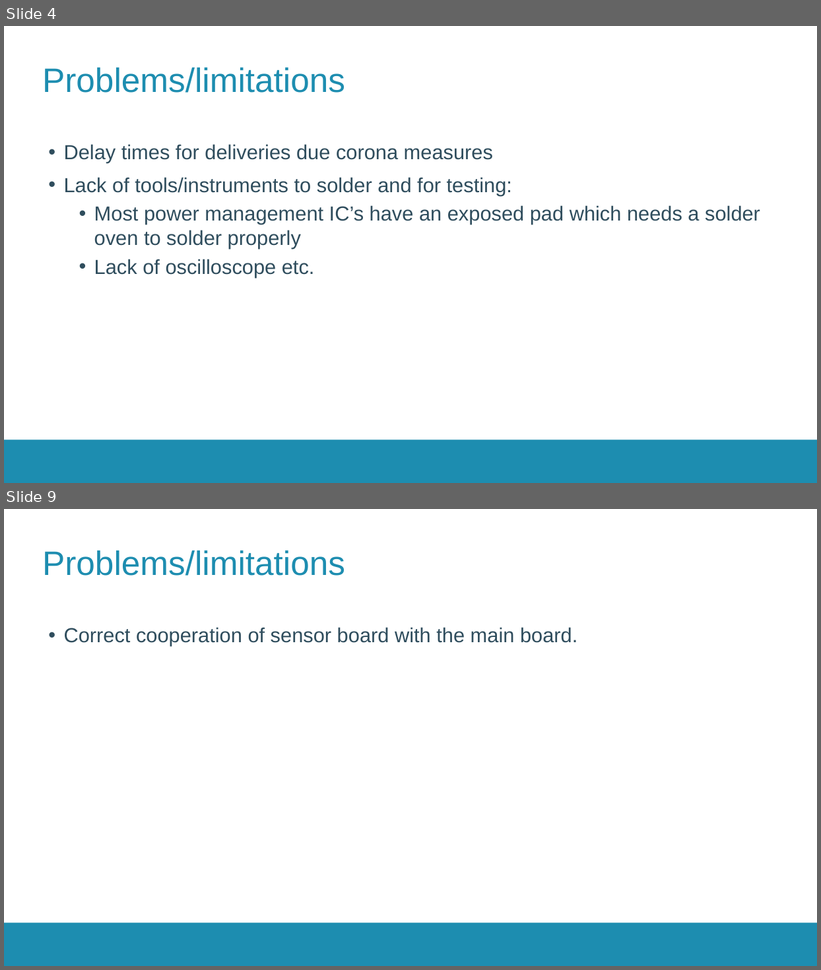
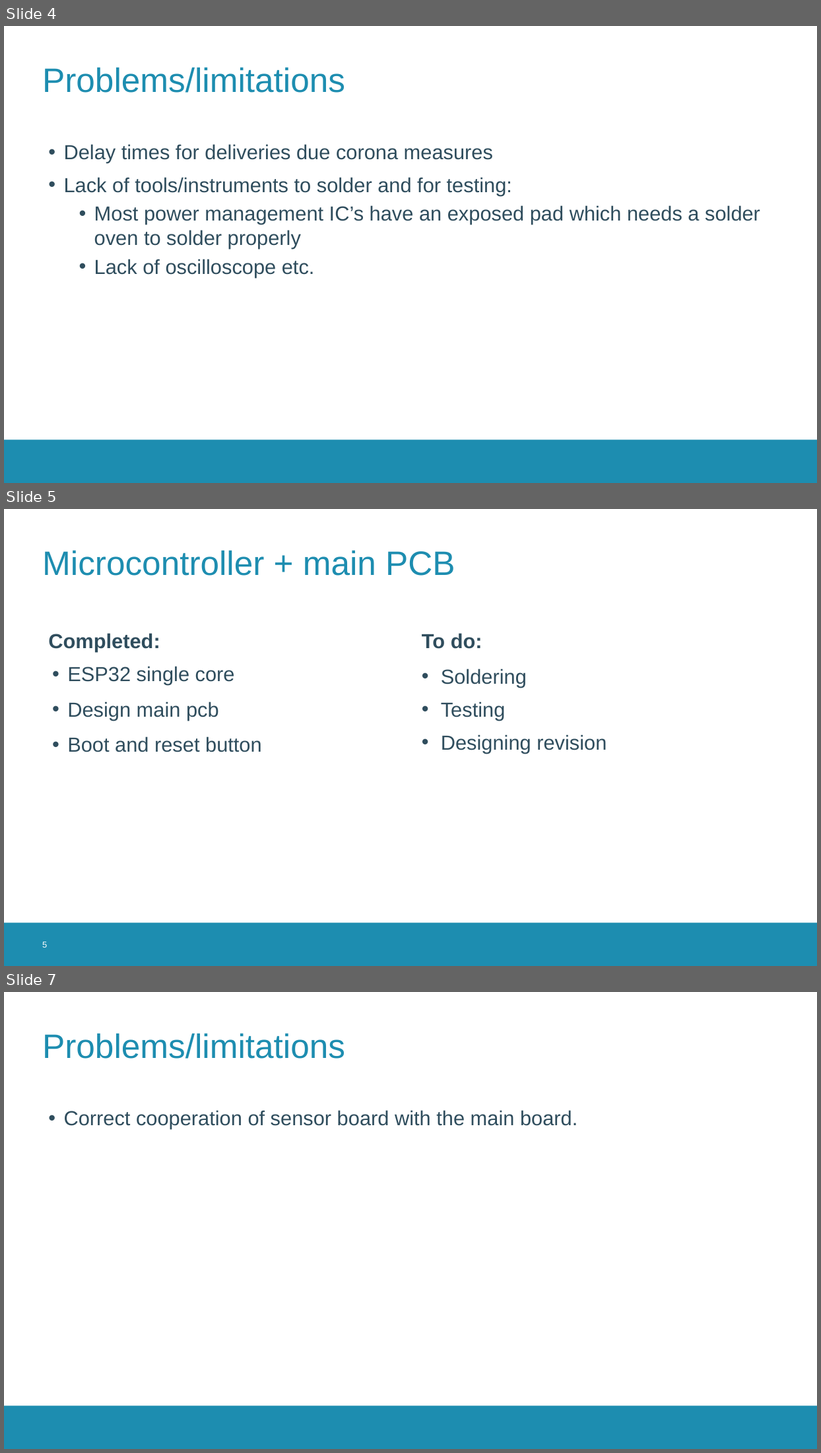
Before and after one commit to thomasf10/cosy_cafeteria, a slide deck: presentatie/tussentijdsepresentatie.pptx. Shown one above the other, each under a label of ours: slides 4 and 9 before the commit, slides 4, 5 and 7 after it; the slides between them are not shown. The pictures are 821x970 and 821x1453 pixels, drawn with LibreOffice and Linux fonts; fonts in the diff are those of the drawing; background and template pictures are left out. Boxes give left, top, right and bottom in pixels: in the first picture for what was removed or moved away, otherwise in the second. Text is boxed around its words. In the diff, an @@ line names an element or a change of style, - is before the commit and + after.

```diff
--- a/presentatie/tussentijdsepresentatie.pptx
+++ b/presentatie/tussentijdsepresentatie.pptx
@@ slide 5 added at (4,509,817,966), background #FFFFFF; not listed: 1 template element that a slide beside it also shows @@
@@ title added at (42,550,455,576), 40 pt, text #1D8DB0 @@
+Microcontroller + main PCB
@@ text added at (48,633,160,652), 24 pt, text #2F4D5D, bold @@
+Completed:
@@ text added at (422,633,482,649), 24 pt, text #2F4D5D, bold @@
+To do:
@@ text added at (67,666,262,753), 24 pt, text #2F4D5D @@
+• ESP32 single core
+• Design main pcb
+• Boot and reset button
@@ text added at (441,669,607,753), 24 pt, text #2F4D5D @@
+• Soldering
+• Testing
+• Designing revision
@@ page number added at (42,942,47,948), 10 pt, text #FFFFFF @@
+5
@@ what was slide 9 is now slide 7 @@
```
Also in this commit, not shown: 3 slides changed, 1 other slide added.
